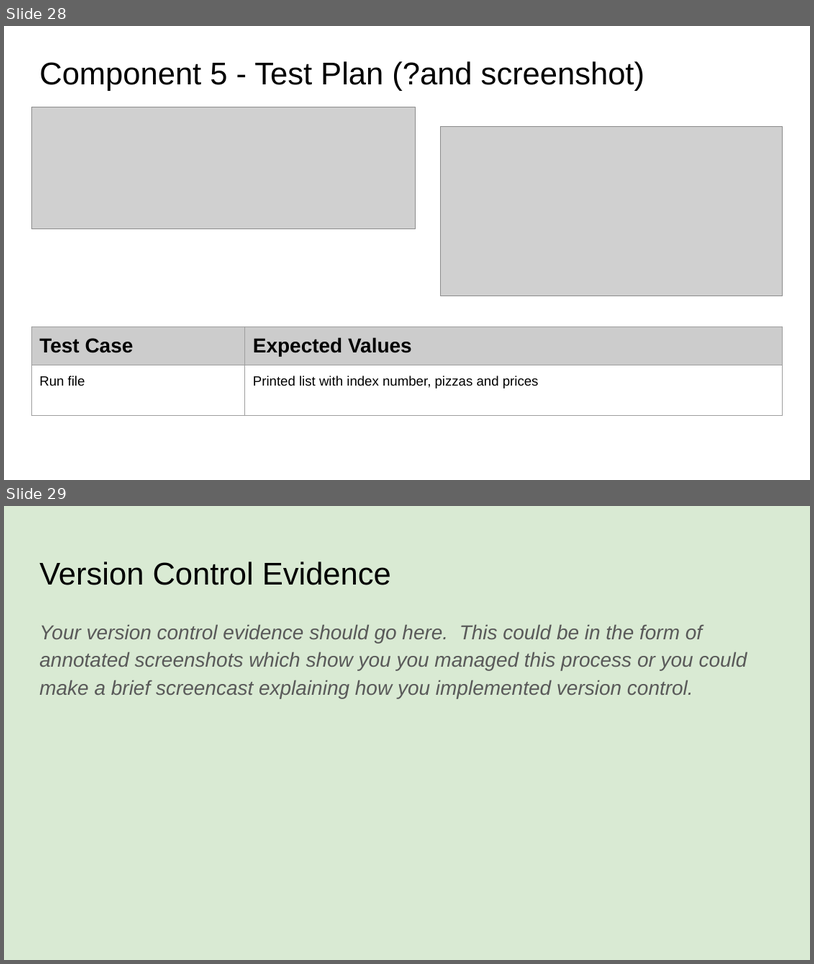
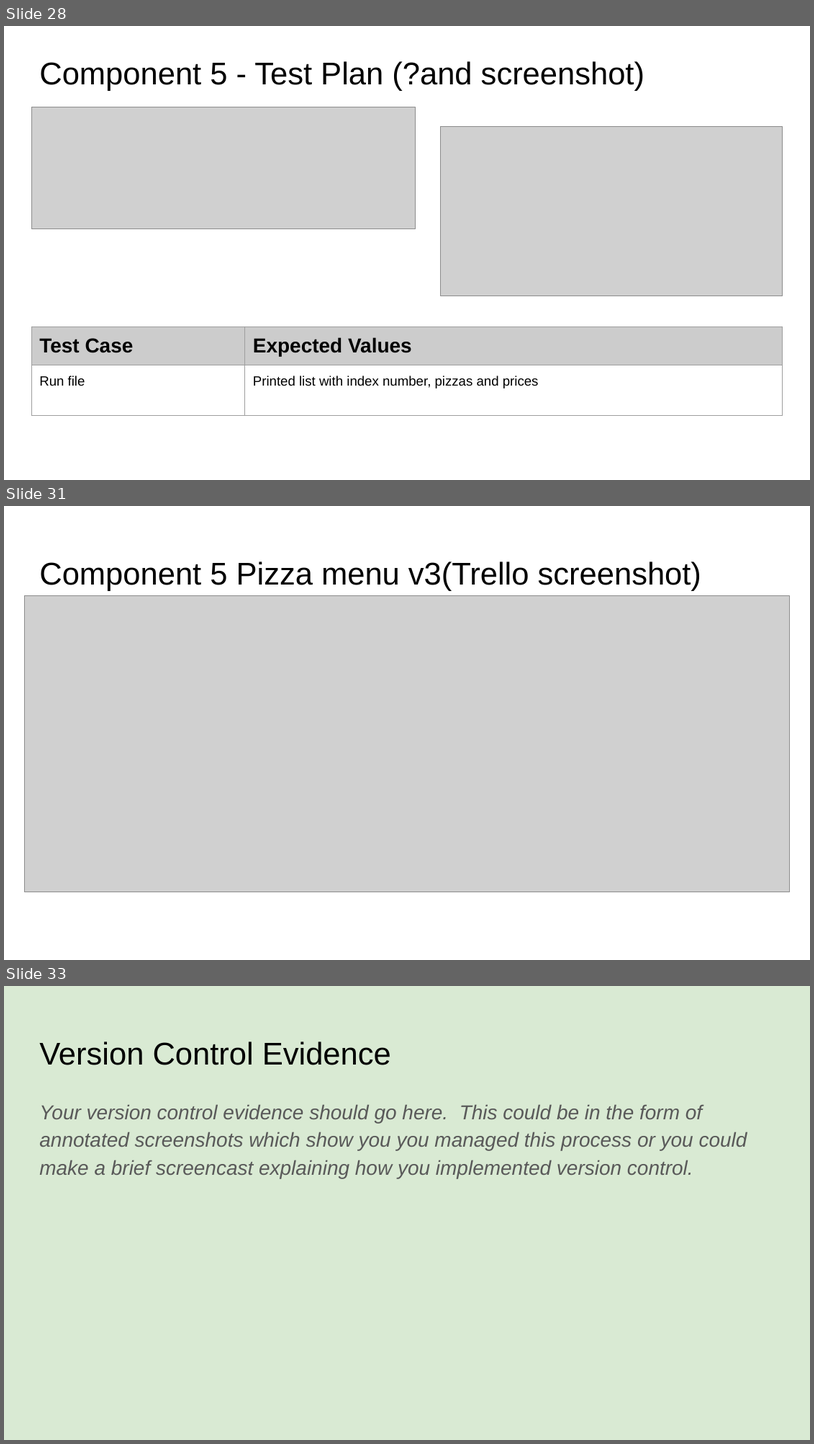
Before and after one commit to Joemamasahbsdh/pizza.bot, a slide deck: 022_91893+_+91897+Documentation.pptx. Shown one above the other, each under a label of ours: slides 28 and 29 before the commit, slides 28, 31 and 33 after it; the slides between them are not shown. The pictures are 814x964 and 814x1444 pixels, drawn with LibreOffice and Linux fonts; fonts in the diff are those of the drawing; grey boxes stand for pictures. Boxes give left, top, right and bottom in pixels: in the first picture for what was removed or moved away, otherwise in the second. Text is boxed around its words. In the diff, an @@ line names an element or a change of style, - is before the commit and + after.

Commit message:
Formatted menu
Formatted and changed menu into a function. Integrated into main program

```diff
--- a/022_91893+_+91897+Documentation.pptx
+++ b/022_91893+_+91897+Documentation.pptx
@@ slide 31 added at bbox=[4, 506, 810, 960], background #FFFFFF @@
@@ title added at bbox=[39, 561, 702, 591], 28 pt, text #000000 @@
+Component 5 Pizza menu v3(Trello screenshot)
@@ picture added at bbox=[25, 595, 790, 891] @@
@@ what was slide 29 is now slide 33 @@
```
Also in this commit, not shown: 3 other slides added, 2 other files.
